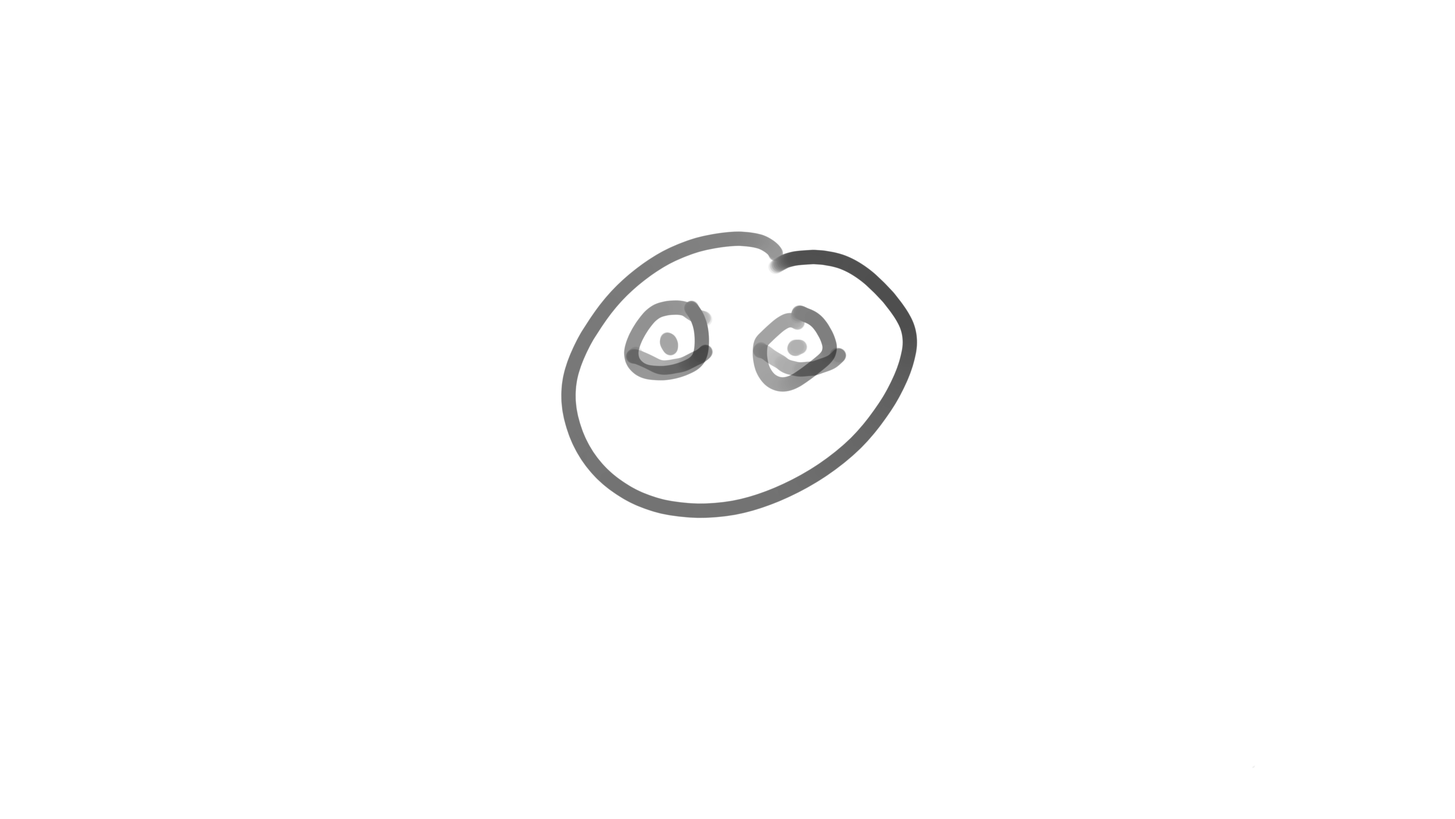
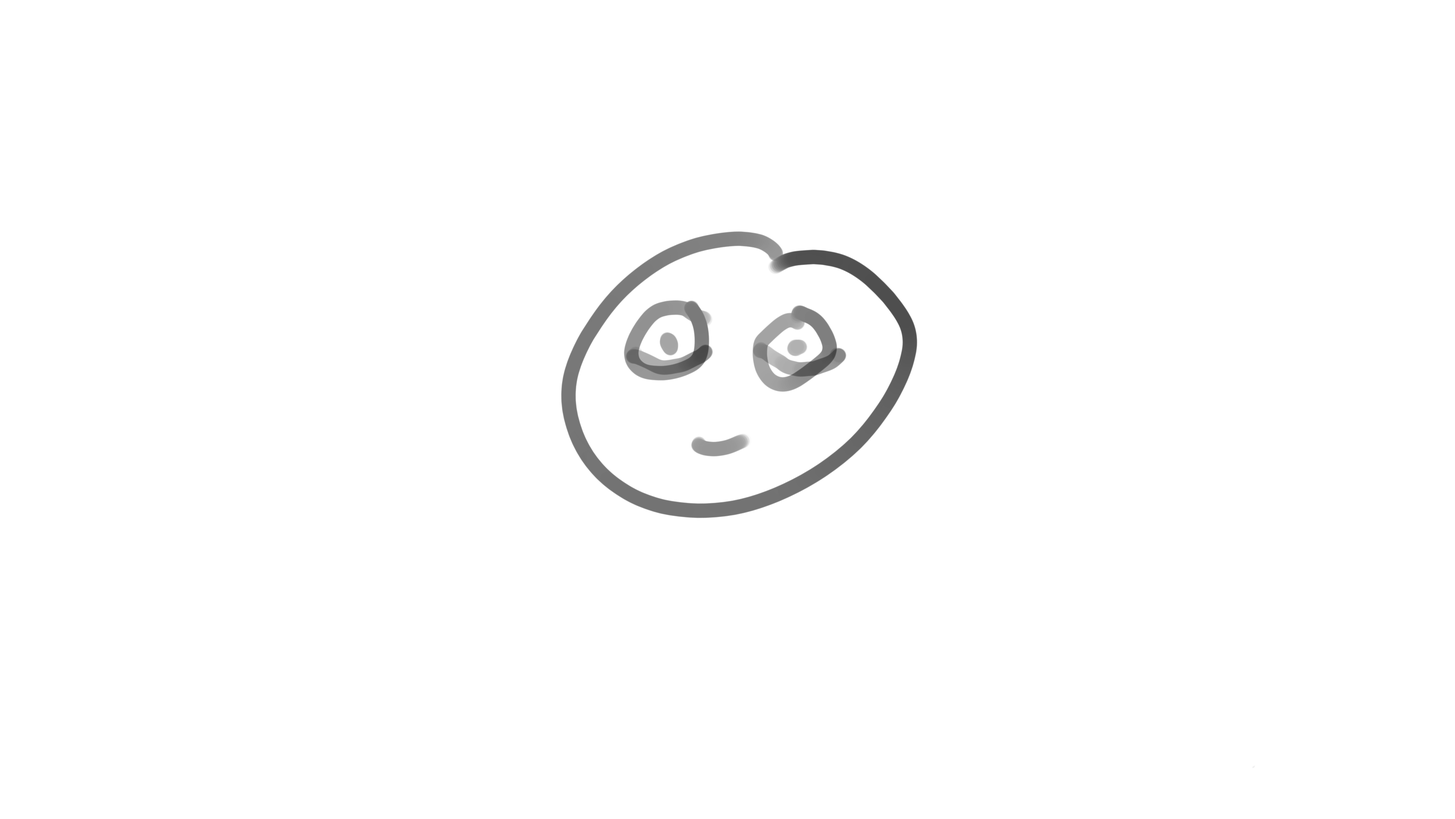
Revision of a layered 1455 × 819 image; what changed, layer by layer:
added group "face" with 9 layers in group "head" over left=691, top=433, right=752, bottom=457
added layer "mouth" in group "face" over left=691, top=433, right=752, bottom=457
